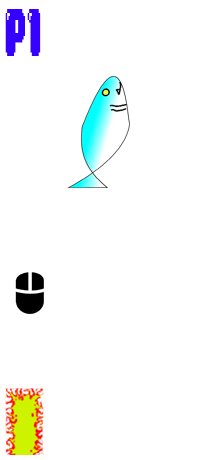
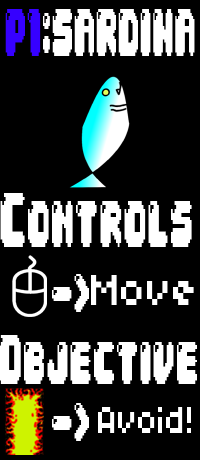
The second 200 x 460 image is a revision of the first. Changes to its layers:
showed "Layer 2" over 0, 0, 200, 460
